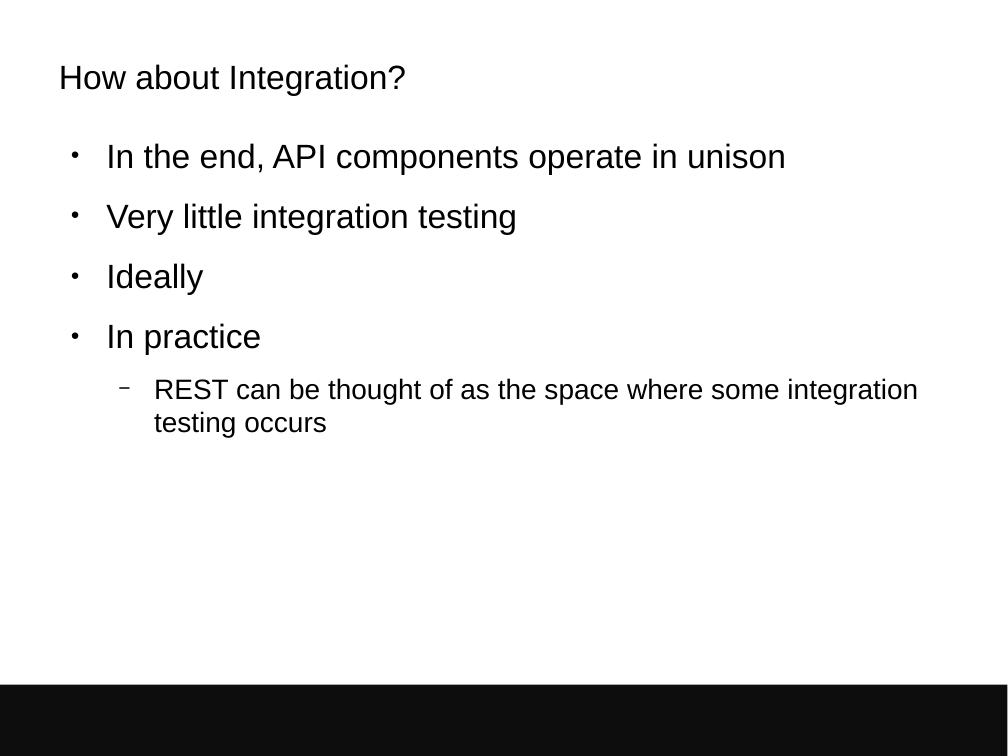
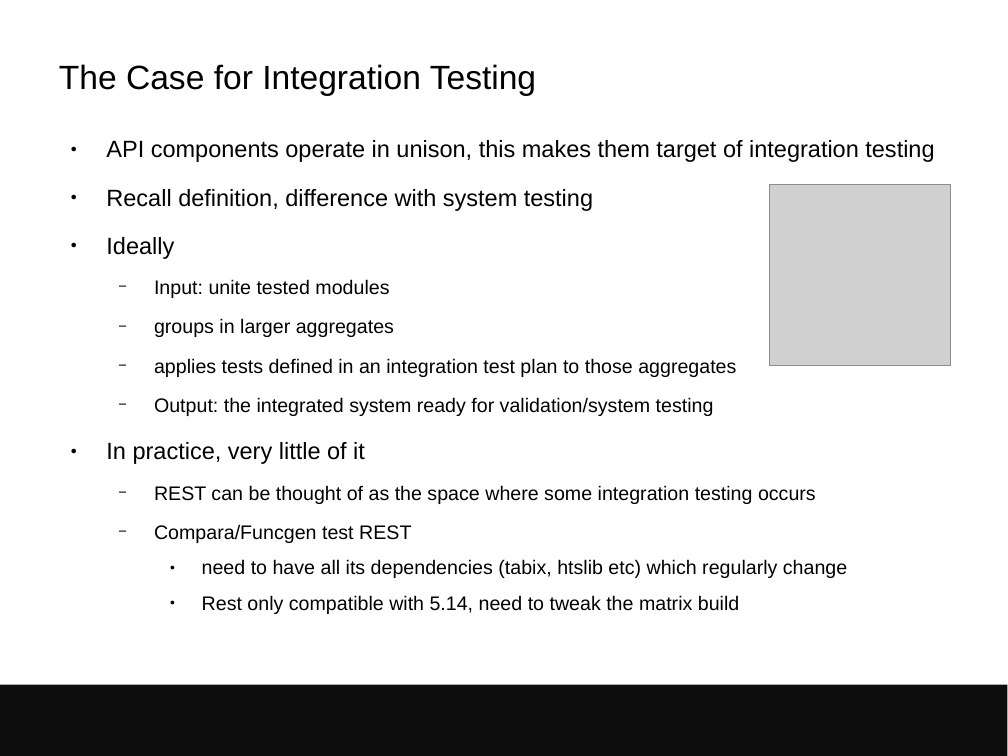
Before and after one commit to avullo/presentations, a slide deck: slide 26 of 2017/data-review-12-17/talk.odp (slide 24 before the commit). Drawn at 1008x756 pixels with LibreOffice and Linux fonts; fonts in the diff are those of the drawing; grey boxes stand for pictures; background and template pictures are left out. Boxes give left, top, right and bottom in pixels: in the first picture for what was removed or moved away, otherwise in the second. Text is boxed around its words. In the diff, an @@ line names an element or a change of style, - is before the commit and + after.

Commit message:
More into CI in Ensembl, started dependent build section.

```diff
--- a/2017/data-review-12-17/talk.odp
+++ b/2017/data-review-12-17/talk.odp
@@ title at (59,64,536,96): text changed @@
-How about Integration?
+The Case for Integration Testing
@@ text at (106,140,934,211): text changed; size 24 to 16.8 pt @@
-● In the end, API components operate in unison
-● Very little integration testing
+● API components operate in unison, this makes them target of integration testing
+● Recall definition, difference with system testing
@@ picture added at (770,184,951,365) @@
@@ text at (106,237,816,504): size 24 to 16.8 pt in "Ideally"; size 20 to 14 pt in "REST can be thought of as the ..." @@
@@ text at (106,279,736,464): text changed; size 24 to 14 pt @@
-● In practice
+  − Input: unite tested modules
+  − groups in larger aggregates
+  − applies tests defined in an integration test plan to those aggregates
+  − Output: the integrated system ready for validation/system testing
+● In practice, very little of it
@@ text at (154,524,847,614): paragraphs added @@
+  − Compara/Funcgen test REST
+    ● need to have all its dependencies (tabix, htslib etc) which regularly change
+    ● Rest only compatible with 5.14, need to tweak the matrix build
```
Also in this commit, not shown: 2 other slides changed, 10 slides added.
